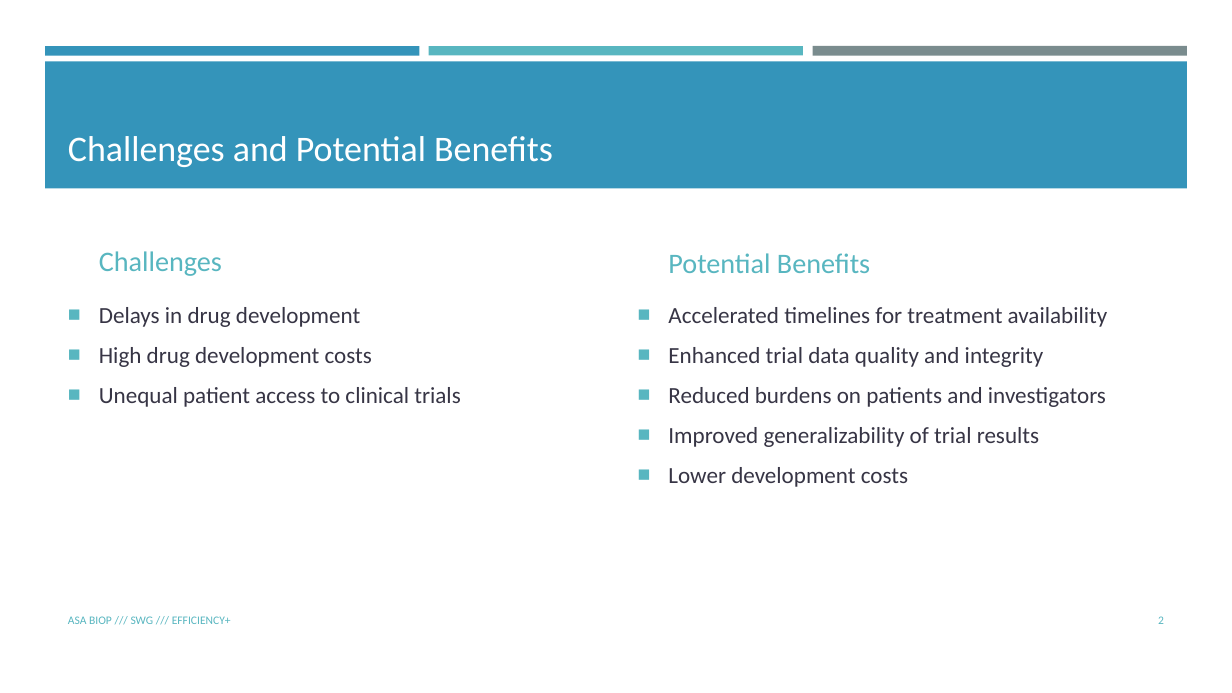
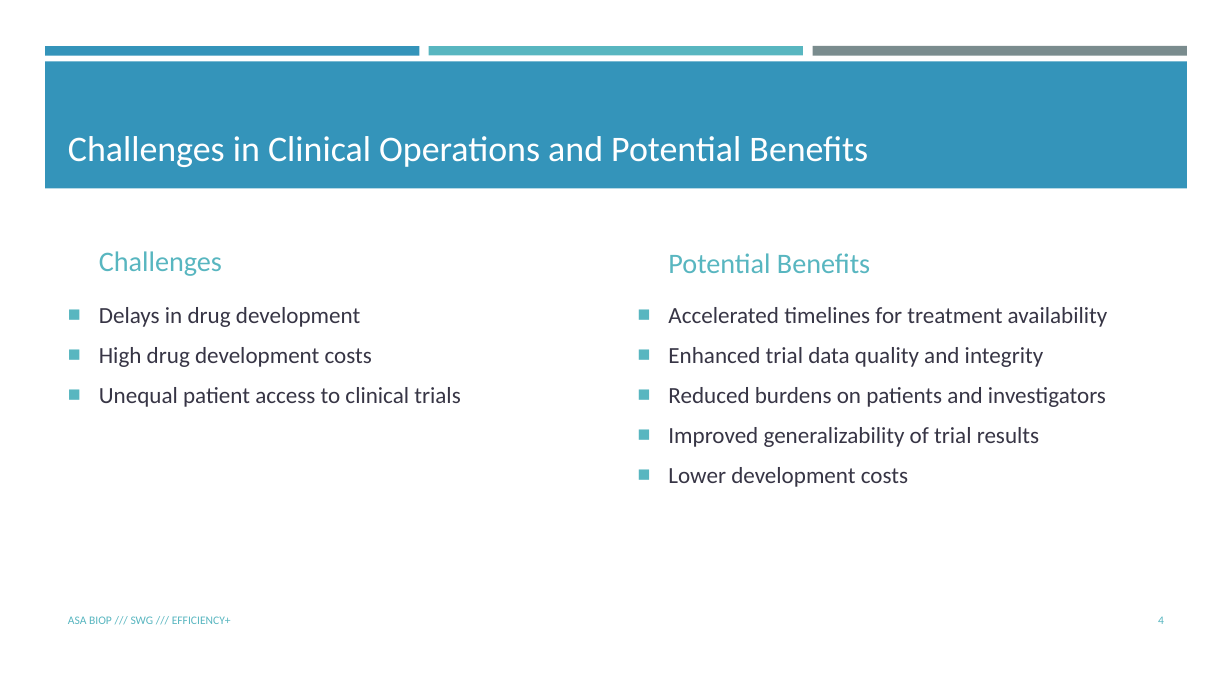
Before and after one commit to zhuoxinbms/efficiencyplustrials.github.io, a slide deck: slide 4 of Presentations/Communication Slides.pptx (slide 2 before the commit). Drawn at 1232x693 pixels with LibreOffice and Linux fonts; fonts in the diff are those of the drawing. Boxes give left, top, right and bottom in pixels: in the first picture for what was removed or moved away, otherwise in the second. Text is boxed around its words. In the diff, an @@ line names an element or a change of style, - is before the commit and + after.

```diff
--- a/Presentations/Communication Slides.pptx
+++ b/Presentations/Communication Slides.pptx
@@ title at <box>68,136,868,167</box>: text changed @@
-Challenges and Potential Benefits
+Challenges in Clinical Operations and Potential Benefits
@@ page number at <box>1158,616,1164,624</box>: text changed @@
-2
+4
```
Also in this commit, not shown: 5 other slides changed, 5 slides added.
